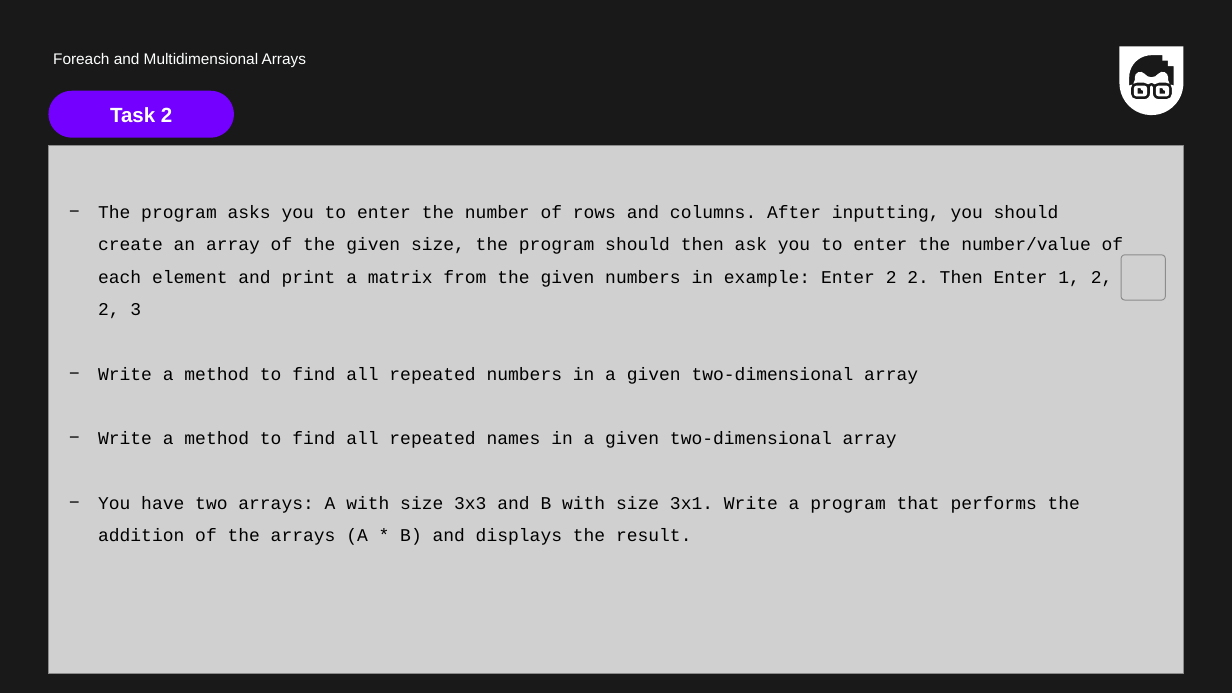
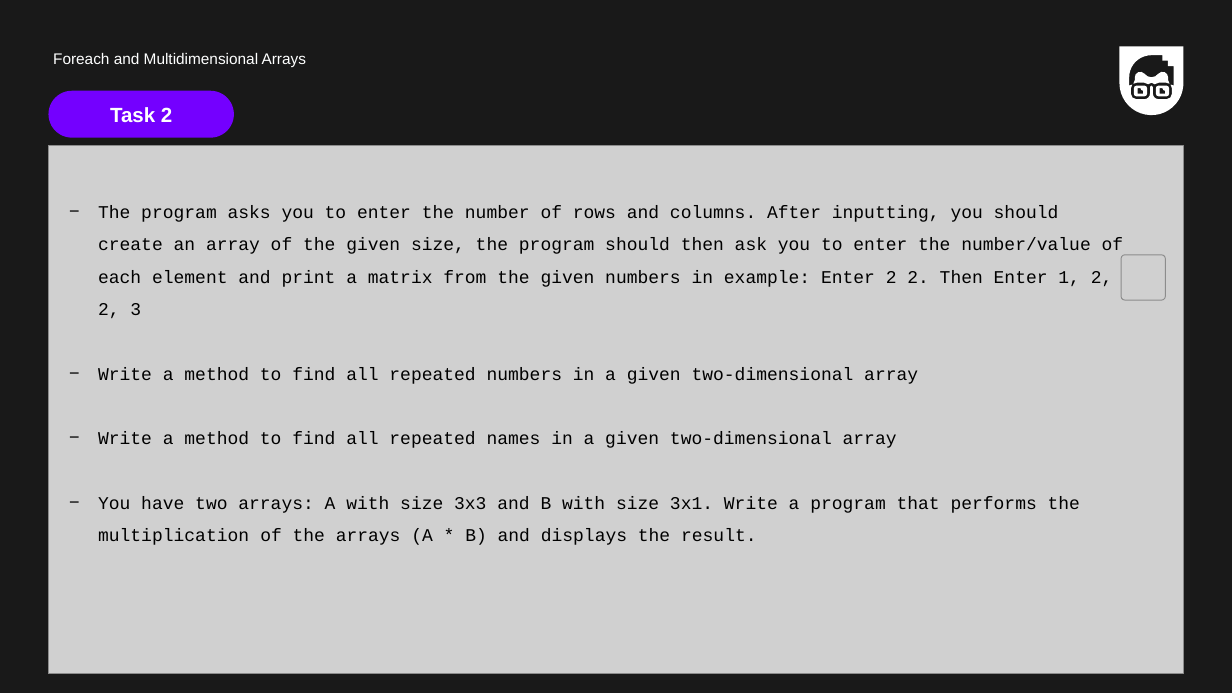
Before and after one commit to fpovilas/CodeAcademy, a slide deck: slide 12 of Lesson14/Lesson Material/13. Multidimensional Arrays en.pptx. Drawn at 1232x693 pixels with LibreOffice and Linux fonts; fonts in the diff are those of the drawing; grey boxes stand for pictures. Boxes give left, top, right and bottom in pixels: in the first picture for what was removed or moved away, otherwise in the second. Text is boxed around its words. In the diff, an @@ line names an element or a change of style, - is before the commit and + after.

```diff
--- a/Lesson14/Lesson Material/13. Multidimensional Arrays en.pptx
+++ b/Lesson14/Lesson Material/13. Multidimensional Arrays en.pptx
@@ text at (98,497,1080,545): text changed @@
-− You have two arrays: A with size 3x3 and B with size 3x1. Write a program that performs the addition of the arrays (A * B) and displays the result.
+− You have two arrays: A with size 3x3 and B with size 3x1. Write a program that performs the multiplication of the arrays (A * B) and displays the result.
```
Also in this commit, not shown: 6 other files.
